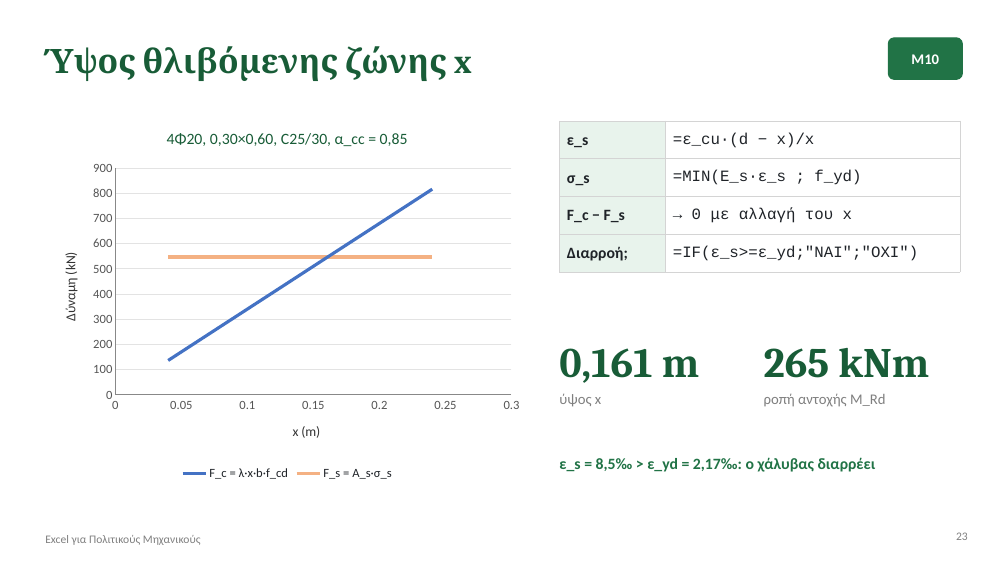
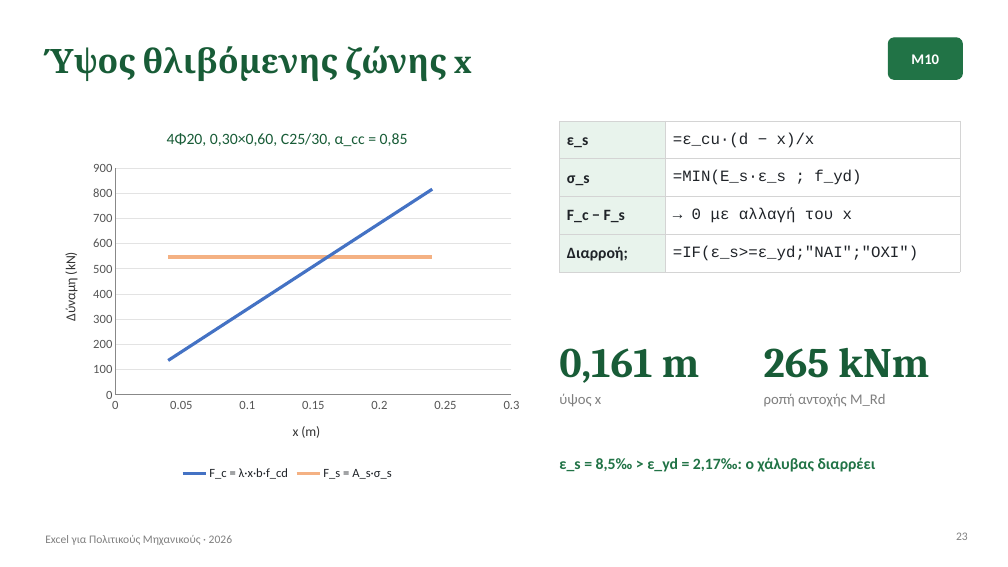
Before and after one commit to panagop/excel-basics, a slide deck: slide 23 of presentation/excel-civil-engineers.pptx. Drawn at 1008x567 pixels with LibreOffice and Linux fonts; fonts in the diff are those of the drawing; background and template pictures are left out. Boxes give left, top, right and bottom in pixels: in the first picture for what was removed or moved away, otherwise in the second. Text is boxed around its words. In the diff, an @@ line names an element or a change of style, - is before the commit and + after.

```diff
--- a/presentation/excel-civil-engineers.pptx
+++ b/presentation/excel-civil-engineers.pptx
@@ text at (45,535,232,545): text changed @@
-Excel για Πολιτικούς Μηχανικούς
+Excel για Πολιτικούς Μηχανικούς · 2026
```
Also in this commit, not shown: 24 other slides changed, 6 other files.
